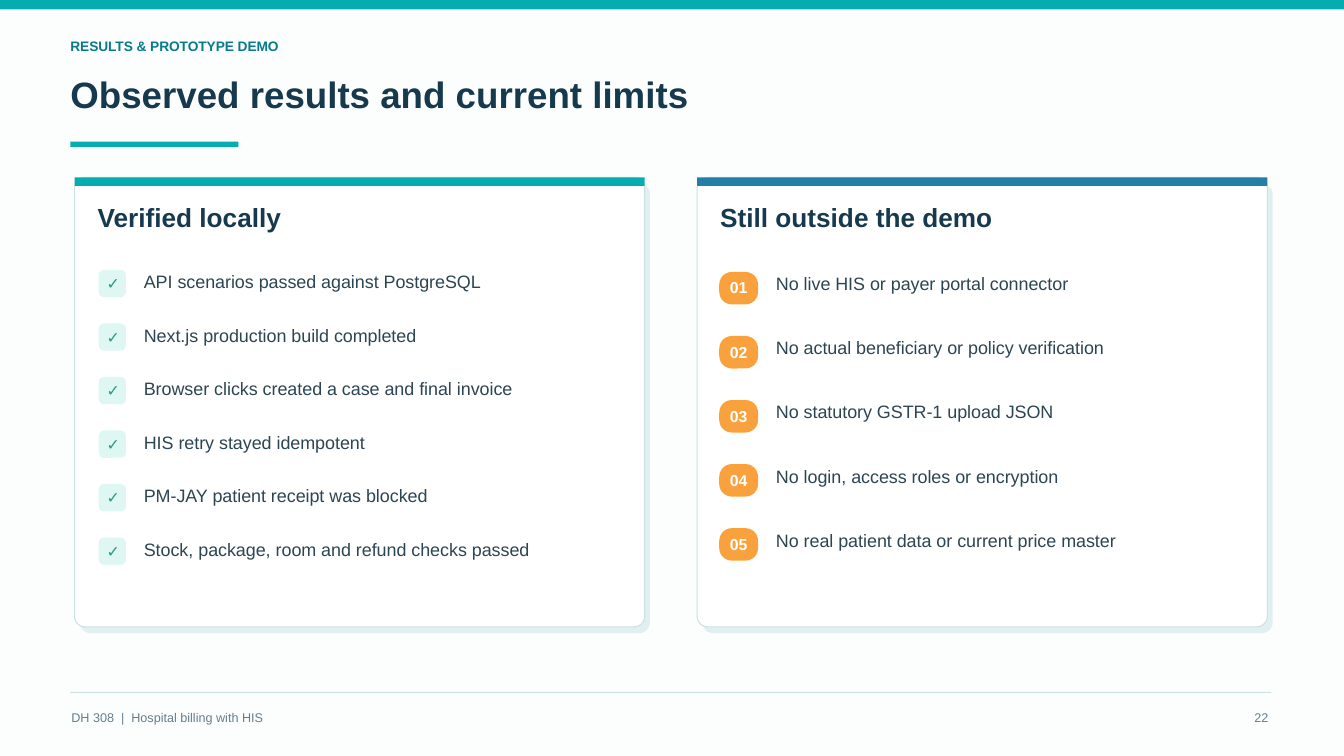
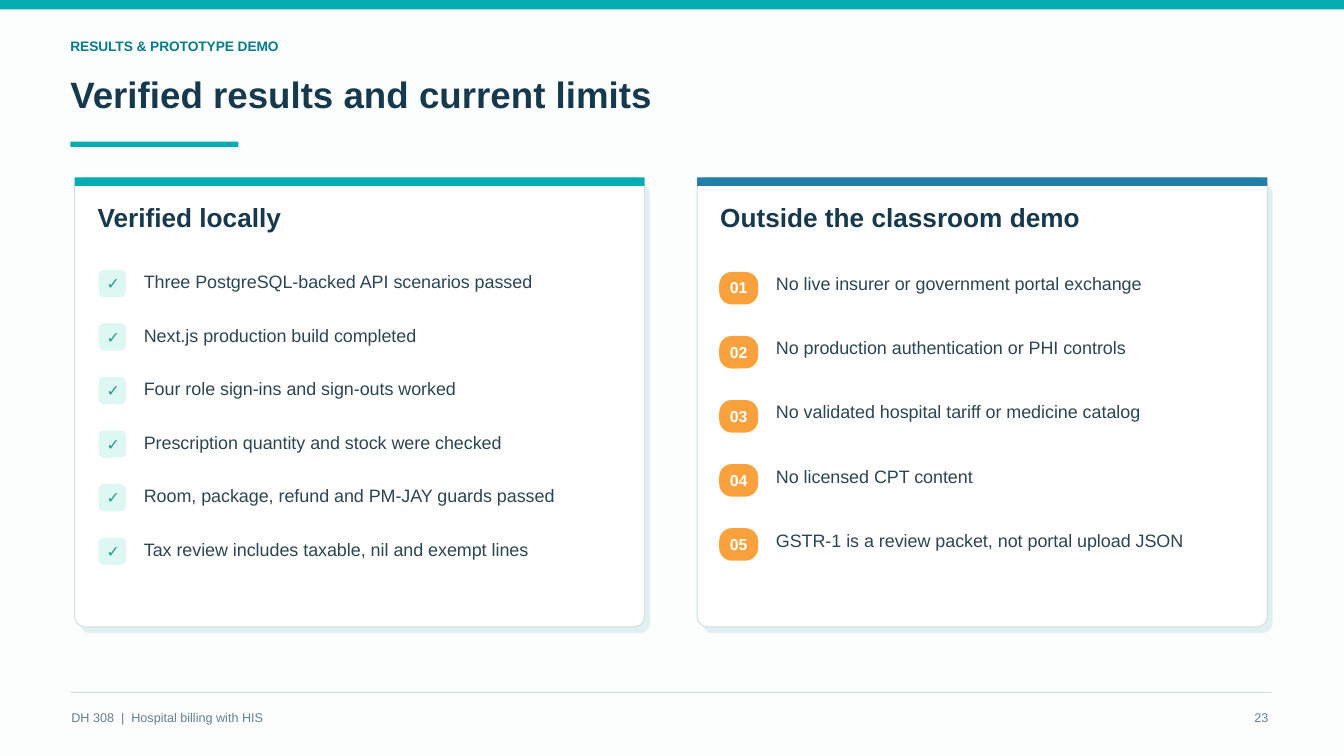
Before and after one commit to Osama-Bin-Lagging/tiveri-billing, a slide deck: slide 23 of presentation/DH308_HIS_Billing_Final.pptx (slide 22 before the commit). Drawn at 1344x756 pixels with LibreOffice and Linux fonts; fonts in the diff are those of the drawing. Boxes give left, top, right and bottom in pixels: in the first picture for what was removed or moved away, otherwise in the second. Text is boxed around its words. In the diff, an @@ line names an element or a change of style, - is before the commit and + after.

Commit message:
Build role-based HIS billing demo and final presentation

```diff
--- a/presentation/DH308_HIS_Billing_Final.pptx
+++ b/presentation/DH308_HIS_Billing_Final.pptx
@@ text at box(70, 81, 652, 109): text changed @@
-Observed results and current limits
+Verified results and current limits
@@ text at box(720, 208, 1080, 228): text changed @@
-Still outside the demo
+Outside the classroom demo
@@ text at box(144, 275, 533, 292): text changed @@
-API scenarios passed against PostgreSQL
+Three PostgreSQL-backed API scenarios passed
@@ text at box(776, 277, 1141, 294): text changed @@
-No live HIS or payer portal connector
+No live insurer or government portal exchange
@@ text at box(776, 341, 1125, 358): text changed @@
-No actual beneficiary or policy verification
+No production authentication or PHI controls
@@ text at box(144, 382, 455, 399): text changed @@
-Browser clicks created a case and final invoice
+Four role sign-ins and sign-outs worked
@@ text at box(776, 405, 1141, 422): text changed @@
-No statutory GSTR-1 upload JSON
+No validated hospital tariff or medicine catalog
@@ text at box(144, 436, 501, 453): text changed @@
-HIS retry stayed idempotent
+Prescription quantity and stock were checked
@@ text at box(776, 470, 972, 483): text changed @@
-No login, access roles or encryption
+No licensed CPT content
@@ text at box(144, 489, 555, 506): text changed @@
-PM-JAY patient receipt was blocked
+Room, package, refund and PM-JAY guards passed
@@ text at box(776, 534, 1184, 551): text changed @@
-No real patient data or current price master
+GSTR-1 is a review packet, not portal upload JSON
@@ text at box(144, 543, 529, 560): text changed @@
-Stock, package, room and refund checks passed
+Tax review includes taxable, nil and exempt lines
@@ text at box(1254, 713, 1268, 722): text changed @@
-22
+23
```
Also in this commit, not shown: 11 other slides changed, 9 slides added, 8 slides removed, 13 other files.
